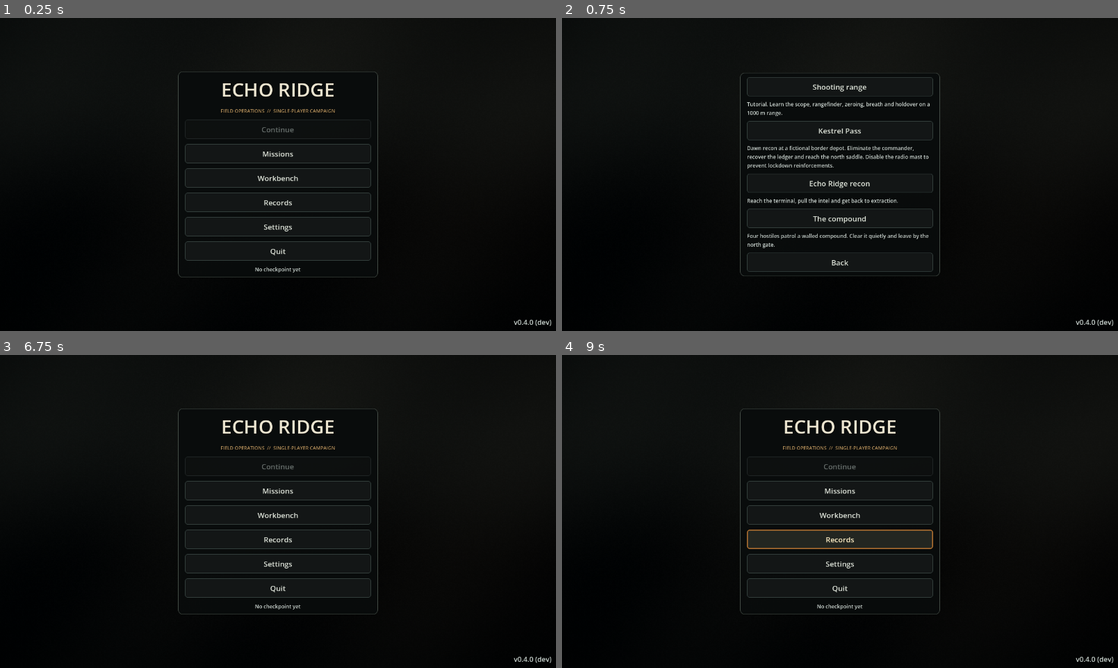
Above: before the commit, frames 1-4 (two rows, left to right).
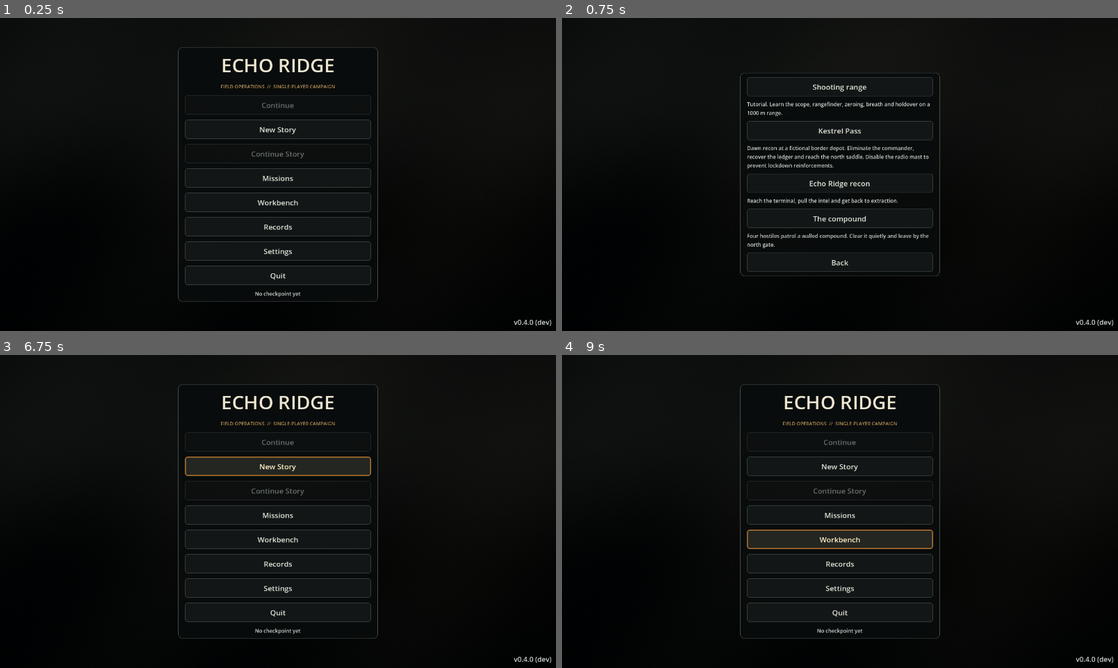
Above: after the commit, the same moments.

Repository: adam656677-oss/sniper
Game: Godot game, scene res://scenes/ui/main_menu.tscn
The game is run twice, just before and just after one commit, with the same random seed, the same clock (stepped at 60 frames per second) and the same inputs.
Inputs (mouse positions are in pixels of both pictures, inside the frame that each line leads up to):
- Up to frame 1 (0.25 s): no input
- Up to frame 2 (0.75 s): click "Missions" at 0.5 s
- Up to frame 3 (6.75 s): click "Back" at 1.25 s; click "Workbench" at 2 s; click "Back" at 2.75 s; click "Records" at 3.5 s; click "Back" at 4.25 s; click "Settings" at 5 s; click "Back" at 5.75 s; click (278, 467) at 6.5 s, where only the run after the commit has a clickable "New Story"
- Up to frame 4 (9 s): click (840, 467) at 7.25 s, where only the run after the commit has a clickable "New Story"; tap Enter at 8 s; move the mouse to (962, 495) at 8.02 s; hold D (move_right) 8.03-8.75 s; hold Right mouse button (aim) 8.03-8.75 s; click (962, 495) at 8.17 s; tap N (restart) at 8.75 s; drag from (728, 527) to (812, 574) at 8.77 s

The runs differ from the first frame. In frame 1, 2.4% of the frame differs, in the area x 32-68%, y 9-91%; in frame 2, nothing differs; in frame 3, 2.6%; in frame 4, 2.4%.

Commit message:
Add New Story and Continue Story menu actions

Diff:
--- a/scenes/ui/main_menu.gd
+++ b/scenes/ui/main_menu.gd
@@ -18,6 +18,8 @@
 var records: VBoxContainer
 var records_text: Label
 var continue_button: Button
+var story_mode_button: Button
+var continue_story_button: Button
 var status: Label
 
 func _ready() -> void:
@@ -60,6 +62,8 @@
 	subtitle.add_theme_color_override("font_color", Color(0.72, 0.58, 0.37))
 	home.add_child(subtitle)
 	continue_button = button(home, "Continue", continue_checkpoint)
+	story_mode_button = button(home, "New Story", start_story_mode)
+	continue_story_button = button(home, "Continue Story", continue_story)
 	button(home, "Missions", func(): show_screen(Screen.MISSIONS))
 	button(home, "Workbench", func(): show_screen(Screen.WORKBENCH))
 	button(home, "Records", func(): show_screen(Screen.RECORDS))
@@ -130,6 +134,7 @@
 	if screen == Screen.WORKBENCH:
 		workbench.load_into_controls()
 	continue_button.disabled = not SaveSystem.has_save(SaveSystem.CHECKPOINT_SLOT)
+	continue_story_button.disabled = not StoryCampaign.can_continue()
 	status.text = tr("Checkpoint available") if not continue_button.disabled else tr("No checkpoint yet")
 	if screen == Screen.SETTINGS:
 		settings_screen.load_into_controls()
@@ -149,3 +154,18 @@
 	var scene: String = String(SaveSystem.pending.scene)
 	scene_changer.call(scene)
 	return scene
+
+func start_story_mode() -> String:
+	StoryCampaign.start_new_campaign()
+	var path := "res://scenes/ui/story_prologue.tscn"
+	scene_changer.call(path)
+	return path
+
+func continue_story() -> String:
+	var path := StoryCampaign.continue_scene_path()
+	if path.is_empty():
+		return ""
+	if StoryCampaign.active_chapter != "prologue":
+		StoryCampaign.begin_chapter(StoryCampaign.active_chapter)
+	scene_changer.call(path)
+	return path
